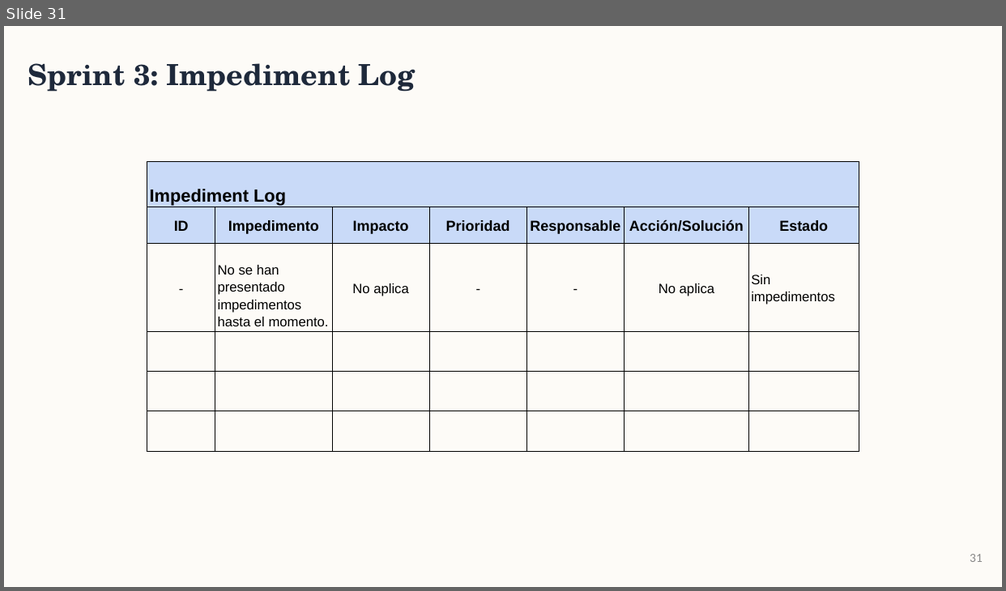
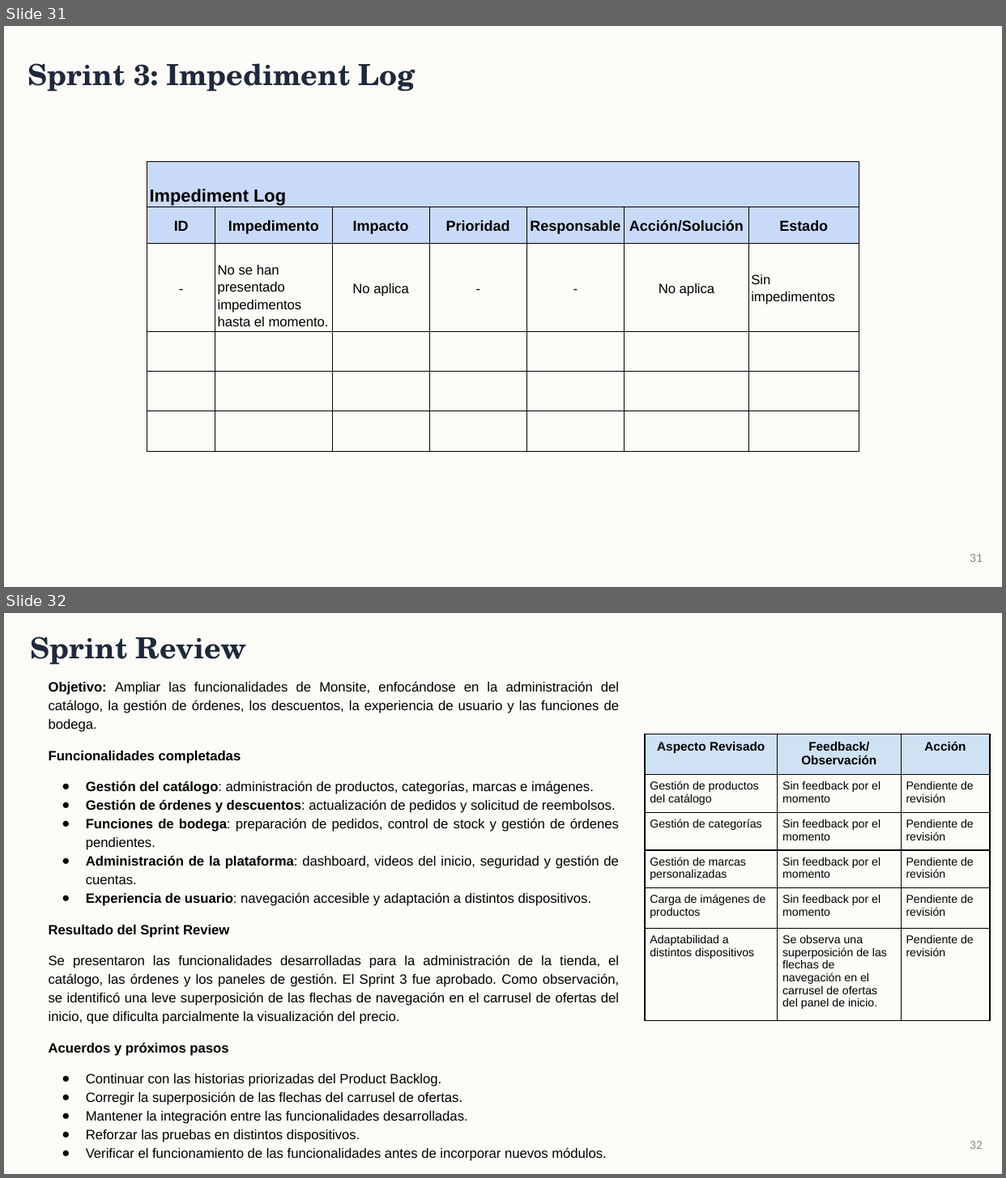
Before and after one commit to BenjaminStavrakopulos/monsite_documentacion, a slide deck: Fase 2/Evidencias Proyecto/Presentación Proyecto.pptx. Shown one above the other, each under a label of ours: slide 31 before the commit, slides 31 and 32 after it. The pictures are 1006x591 and 1006x1178 pixels, drawn with LibreOffice and Linux fonts; fonts in the diff are those of the drawing. Boxes give left, top, right and bottom in pixels: in the first picture for what was removed or moved away, otherwise in the second. Text is boxed around its words. In the diff, an @@ line names an element or a change of style, - is before the commit and + after.

```diff
--- a/Fase 2/Evidencias Proyecto/Presentación Proyecto.pptx
+++ b/Fase 2/Evidencias Proyecto/Presentación Proyecto.pptx
@@ slide 32 added at [4,613,1002,1174], background #FDFBF7 @@
@@ text added at [30,636,247,665], 28 pt, text #1E293B, bold @@
+Sprint Review
@@ text added at [49,681,620,1161], 13 pt, text #000000 @@
+Objetivo: Ampliar las funcionalidades de Monsite, enfocándose en la administración del catálogo, la gestión de órdenes, los descuentos, la experiencia de usuario y las funciones de bodega.
+Funcionalidades completadas
+● Gestión del catálogo: administración de productos, categorías, marcas e imágenes.
+● Gestión de órdenes y descuentos: actualización de pedidos y solicitud de reembolsos.
+● Funciones de bodega: preparación de pedidos, control de stock y gestión de órdenes pendientes.
+● Administración de la plataforma: dashboard, videos del inicio, seguridad y gestión de cuentas.
+● Experiencia de usuario: navegación accesible y adaptación a distintos dispositivos.
+Resultado del Sprint Review
+Se presentaron las funcionalidades desarrolladas para la administración de la tienda, el catálogo, las órdenes y los paneles de gestión. El Sprint 3 fue aprobado. Como observación, se identificó una leve superposición de las flechas de navegación en el carrusel de ofertas del inicio, que dificulta parcialmente la visualización del precio.
+Acuerdos y próximos pasos
+● Continuar con las historias priorizadas del Product Backlog.
+● Corregir la superposición de las flechas del carrusel de ofertas.
+● Mantener la integración entre las funcionalidades desarrolladas.
+● Reforzar las pruebas en distintos dispositivos.
+● Verificar el funcionamiento de las funcionalidades antes de incorporar nuevos módulos.
@@ table added at [645,735,990,1012], 6 rows, 3 columns @@
+Aspecto Revisado | Feedback/Observación | Acción
+Gestión de productos del catálogo | Sin feedback por el momento | Pendiente de revisión
+Gestión de categorías | Sin feedback por el momento | Pendiente de revisión
+Gestión de marcas personalizadas | Sin feedback por el momento | Pendiente de revisión
+Carga de imágenes de productos | Sin feedback por el momento | Pendiente de revisión
+Adaptabilidad a distintos dispositivos | Se observa una superposición de las flechas de navegación en el carrusel de ofertas del panel de inicio. | Pendiente de revisión
@@ page number added at [970,1141,982,1149], 12 pt, text #888888 @@
+32
```
Also in this commit, not shown: 3 slides changed, 8 other slides added, 1 other file.
